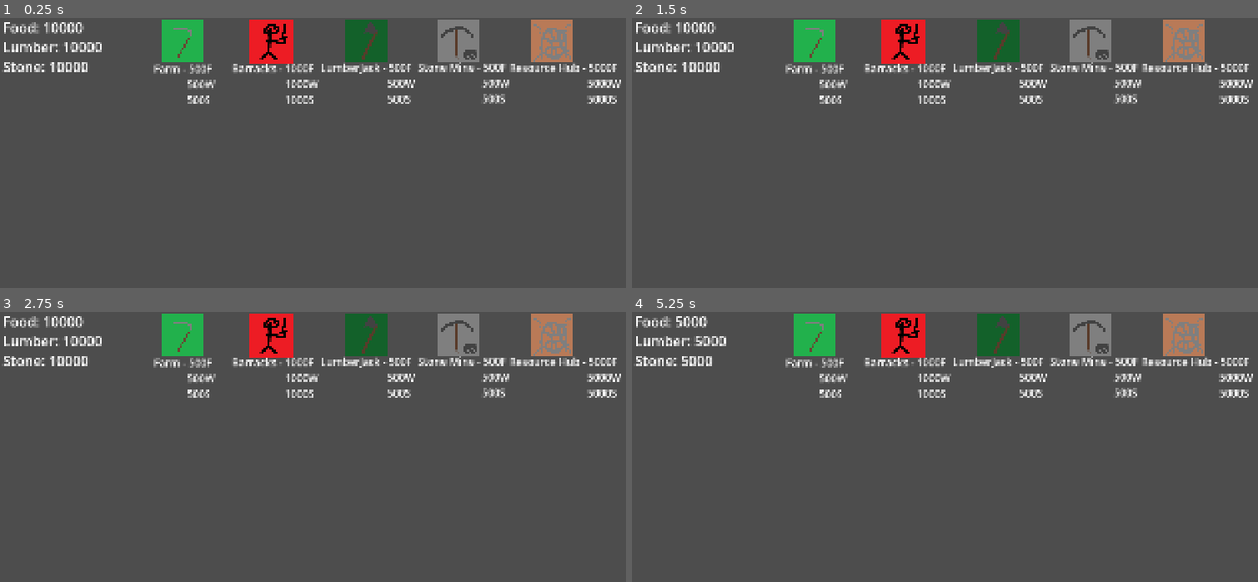
Above: before the commit, frames 1-4 (two rows, left to right).
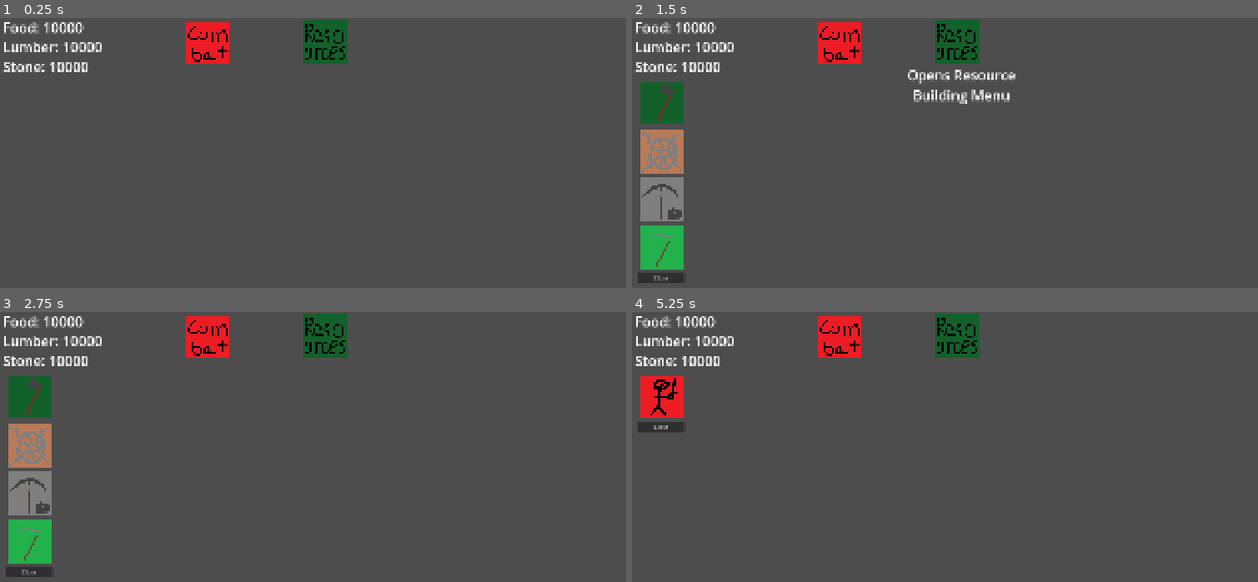
Above: after the commit, the same moments.

Repository: NathanBerglas/ROR-Testing
Game: Godot game, scene res://scenes/Buildings/buildingControl.tscn
Two runs of this game, one before a commit and one after it. Both use one fixed random seed, a clock stepped at 60 frames per second and the inputs below. This scene is started directly instead of the project's main scene.
Inputs (mouse positions are in pixels of both pictures, inside the frame that each line leads up to):
- Up to frame 1 (0.25 s): no input
- Up to frame 2 (1.5 s): click (813, 39) at 0.52 s; click (957, 42) at 1.27 s
- Up to frame 3 (2.75 s): click (269, 336) at 2.02 s
- Up to frame 4 (5.25 s): click (838, 336) at 2.77 s; click (1088, 333) at 3.52 s; click (995, 333) at 4.27 s; click (1182, 336) at 5.02 s

The runs differ from the first frame. In frame 1, 9.1% of the frame differs, in the area x 24-100%, y 0-32%; in frame 2, 14%, in the area x 0-100%, y 0-99%; in frame 3, 14%; in frame 4, 11%.
Error before the commit: Invalid call. Nonexistent function 'probe' in base 'Nil'. (res://scripts/Buildings/buildingControl.gd:253)

Commit message:
Implemented better building control menu thingy. Allows for many more building types to be added

Diff:
--- a/scenes/Buildings/buildingControl.tscn
+++ b/scenes/Buildings/buildingControl.tscn
@@ -9,12 +9,14 @@
 [ext_resource type="Texture2D" uid="uid://chvsahw5yjflm" path="res://assets/farm.png" id="5_fbp8a"]
 [ext_resource type="Texture2D" uid="uid://dmme2pmdcs6we" path="res://assets/barracks.png" id="5_vw06n"]
 [ext_resource type="Texture2D" uid="uid://bmdh3cno6m74l" path="res://assets/stoneMine.png" id="7_gftes"]
+[ext_resource type="Texture2D" uid="uid://cnamqjcjw6sa1" path="res://assets/resourceBuildingMenuButton.png" id="8_3co7m"]
+[ext_resource type="Texture2D" uid="uid://b2jmavmsncpfu" path="res://assets/combatBuildingMenuButton.png" id="8_rj1gy"]
 [ext_resource type="Texture2D" uid="uid://bmjqv3d2068k3" path="res://assets/lumberJacks.png" id="8_w1qyp"]
 [ext_resource type="Texture2D" uid="uid://doa6csaa1ut7r" path="res://assets/centralHub.png" id="11_cq801"]
 
+[sub_resource type="StyleBoxEmpty" id="StyleBoxEmpty_fbp8a"]
+
 [sub_resource type="StyleBoxEmpty" id="StyleBoxEmpty_at16l"]
-
-[sub_resource type="StyleBoxEmpty" id="StyleBoxEmpty_fbp8a"]
 
 [sub_resource type="StyleBoxEmpty" id="StyleBoxEmpty_cq801"]
 
@@ -45,6 +47,27 @@
 text = "Stone: 1000"
 metadata/_edit_use_anchors_ = true
 
+[node name="combatBuildingsLabel" type="Label" parent="buildingHud" unique_id=983631813]
+offset_left = 457.0
+offset_top = 136.0
+offset_right = 743.0
+offset_bottom = 249.0
+theme_override_font_sizes/font_size = 40
+text = "Opens Combat
+Building Menu"
+metadata/_edit_use_anchors_ = true
+
+[node name="resourceBuildingLabel" type="Label" parent="buildingHud" unique_id=1115077520]
+offset_left = 792.0
+offset_top = 137.0
+offset_right = 1104.0
+offset_bottom = 250.0
+theme_override_font_sizes/font_size = 40
+text = "Opens Resource
+Building Menu"
+horizontal_alignment = 1
+metadata/_edit_use_anchors_ = true
+
 [node name="Lumber" type="Label" parent="buildingHud" unique_id=1233910810]
 offset_left = 8.0
 offset_top = 56.0
@@ -54,124 +77,171 @@
 text = "Lumber: 1000"
 metadata/_edit_use_anchors_ = true
 
-[node name="FarmButtonLabel" type="Label" parent="buildingHud" unique_id=1757334247]
-offset_left = 443.0
-offset_top = 125.0
-offset_right = 619.0
-offset_bottom = 257.0
+[node name="resourceBuildingButton" type="Button" parent="buildingHud" unique_id=1378047722]
+offset_left = 870.0
+offset_top = 2.0
+offset_right = 1005.0
+offset_bottom = 137.0
+theme_override_styles/focus = SubResource("StyleBoxEmpty_fbp8a")
+icon = ExtResource("8_3co7m")
+flat = true
+expand_icon = true
+metadata/_edit_use_anchors_ = true
+
+[node name="combatBuildingButton" type="Button" parent="buildingHud" unique_id=478958744]
+offset_left = 531.0
+offset_top = 4.0
+offset_right = 666.0
+offset_bottom = 139.0
+theme_override_styles/focus = SubResource("StyleBoxEmpty_fbp8a")
+icon = ExtResource("8_rj1gy")
+flat = true
+expand_icon = true
+metadata/_edit_use_anchors_ = true
+
+[node name="resourceBuildingHud" type="CanvasLayer" parent="." unique_id=1220890351]
+
+[node name="ScrollContainer" type="ScrollContainer" parent="resourceBuildingHud" unique_id=246695275]
+offset_left = 17.0
+offset_top = 177.0
+offset_right = 322.0
+offset_bottom = 896.0
+
+[node name="VBoxContainer" type="VBoxContainer" parent="resourceBuildingHud/ScrollContainer" unique_id=613882232]
+layout_mode = 2
+alignment = 1
+
+[node name="LumberJackButton" type="Button" parent="resourceBuildingHud/ScrollContainer/VBoxContainer" unique_id=973437938]
+custom_minimum_size = Vector2(135, 135)
+layout_mode = 2
+theme_override_font_sizes/font_size = 43
+theme_override_styles/focus = SubResource("StyleBoxEmpty_at16l")
+text = "
+"
+icon = ExtResource("8_w1qyp")
+flat = true
+expand_icon = true
+metadata/_edit_use_anchors_ = true
+
+[node name="ResourceHubButton" type="Button" parent="resourceBuildingHud/ScrollContainer/VBoxContainer" unique_id=1643912074]
+custom_minimum_size = Vector2(135, 135)
+layout_mode = 2
+theme_override_font_sizes/font_size = 43
+theme_override_styles/focus = SubResource("StyleBoxEmpty_at16l")
+icon = ExtResource("11_cq801")
+flat = true
+icon_alignment = 1
+expand_icon = true
+metadata/_edit_use_anchors_ = true
+
+[node name="StoneMineButton" type="Button" parent="resourceBuildingHud/ScrollContainer/VBoxContainer" unique_id=1972255775]
+custom_minimum_size = Vector2(135, 135)
+layout_mode = 2
+theme_override_font_sizes/font_size = 43
+theme_override_styles/focus = SubResource("StyleBoxEmpty_at16l")
+icon = ExtResource("7_gftes")
+flat = true
+icon_alignment = 1
+expand_icon = true
+metadata/_edit_use_anchors_ = true
+
+[node name="FarmButton" type="Button" parent="resourceBuildingHud/ScrollContainer/VBoxContainer" unique_id=1861200771]
+custom_minimum_size = Vector2(135, 135)
+layout_mode = 2
+theme_override_font_sizes/font_size = 43
+theme_override_styles/focus = SubResource("StyleBoxEmpty_at16l")
+icon = ExtResource("5_fbp8a")
+flat = true
+icon_alignment = 1
+expand_icon = true
+metadata/_edit_use_anchors_ = true
+
+[node name="closeResourceMenu" type="Button" parent="resourceBuildingHud/ScrollContainer/VBoxContainer" unique_id=465479200]
+layout_mode = 2
+text = "Close"
+
+[node name="FarmButtonLabel" type="Label" parent="resourceBuildingHud" unique_id=1757334247]
+z_index = 1
+z_as_relative = false
+offset_left = 167.0
+offset_top = 593.0
+offset_right = 343.0
+offset_bottom = 725.0
 theme_override_font_sizes/font_size = 30
 text = "Farm - 500F
             500W
             500S"
 metadata/_edit_use_anchors_ = true
 
-[node name="FarmButton" type="Button" parent="buildingHud" unique_id=1861200771]
-offset_left = 461.0
-offset_top = 2.0
-offset_right = 591.0
-offset_bottom = 130.0
-theme_override_font_sizes/font_size = 43
-theme_override_styles/focus = SubResource("StyleBoxEmpty_at16l")
-icon = ExtResource("5_fbp8a")
-flat = true
-icon_alignment = 1
-expand_icon = true
-metadata/_edit_use_anchors_ = true
-
-[node name="BarracksButtonLabel" type="Label" parent="buildingHud" unique_id=1610006482]
-offset_left = 668.0
-offset_top = 124.0
-offset_right = 917.0
-offset_bottom = 256.0
+[node name="StoneMineButtonLabel2" type="Label" parent="resourceBuildingHud" unique_id=185697737]
+offset_left = 159.0
+offset_top = 455.0
+offset_right = 423.0
+offset_bottom = 587.0
+theme_override_font_sizes/font_size = 30
+text = "Stone Mine - 500F
+                       500W
+                       500S"
+metadata/_edit_use_anchors_ = true
+
+[node name="LumberJackButtonLabel" type="Label" parent="resourceBuildingHud" unique_id=1467269347]
+visible = false
+offset_left = 163.0
+offset_top = 177.0
+offset_right = 435.0
+offset_bottom = 309.0
+theme_override_font_sizes/font_size = 30
+text = "LumberJack - 500F
+                        500W
+                        500S"
+metadata/_edit_use_anchors_ = true
+
+[node name="ResourceHubButtonLabel" type="Label" parent="resourceBuildingHud" unique_id=1235039629]
+offset_left = 160.0
+offset_top = 319.0
+offset_right = 481.0
+offset_bottom = 451.0
+theme_override_font_sizes/font_size = 30
+text = "Resource Hub - 5000F
+                        	    5000W
+                            5000S"
+metadata/_edit_use_anchors_ = true
+
+[node name="combatBuildingHud" type="CanvasLayer" parent="." unique_id=485597457]
+
+[node name="ScrollContainer" type="ScrollContainer" parent="combatBuildingHud" unique_id=662035960]
+visible = false
+offset_left = 17.0
+offset_top = 177.0
+offset_right = 322.0
+offset_bottom = 896.0
+
+[node name="VBoxContainer" type="VBoxContainer" parent="combatBuildingHud/ScrollContainer" unique_id=770048414]
+layout_mode = 2
+alignment = 1
+
+[node name="BarracksButton" type="Button" parent="combatBuildingHud/ScrollContainer/VBoxContainer" unique_id=2041240677]
+custom_minimum_size = Vector2(135, 135)
+layout_mode = 2
+theme_override_styles/focus = SubResource("StyleBoxEmpty_fbp8a")
+icon = ExtResource("5_vw06n")
+flat = true
+expand_icon = true
+metadata/_edit_use_anchors_ = true
+
+[node name="closeCombatMenu" type="Button" parent="combatBuildingHud/ScrollContainer/VBoxContainer" unique_id=98211182]
+layout_mode = 2
+text = "Close"
+
+[node name="BarracksButtonLabel" type="Label" parent="combatBuildingHud" unique_id=1610006482]
+offset_left = 160.0
+offset_top = 182.0
+offset_right = 409.0
+offset_bottom = 314.0
 theme_override_font_sizes/font_size = 30
 text = "Barracks - 1000F
                    1000W
                    1000S"
-metadata/_edit_use_anchors_ = true
-
-[node name="BarracksButton" type="Button" parent="buildingHud" unique_id=2041240677]
-offset_left = 715.0
-offset_top = 1.0
-offset_right = 850.0
-offset_bottom = 134.0
-theme_override_styles/focus = SubResource("StyleBoxEmpty_fbp8a")
-icon = ExtResource("5_vw06n")
-flat = true
-expand_icon = true
-metadata/_edit_use_anchors_ = true
-
-[node name="StoneMineButtonLabel2" type="Label" parent="buildingHud" unique_id=185697737]
-offset_left = 1203.0
-offset_top = 121.0
-offset_right = 1467.0
-offset_bottom = 253.0
-theme_override_font_sizes/font_size = 30
-text = "Stone Mine - 500F
-                       500W
-                       500S"
-metadata/_edit_use_anchors_ = true
-
-[node name="StoneMineButton" type="Button" parent="buildingHud" unique_id=1972255775]
-offset_left = 1253.0
-offset_top = 2.0
-offset_right = 1383.0
-offset_bottom = 130.0
-theme_override_font_sizes/font_size = 43
-theme_override_styles/focus = SubResource("StyleBoxEmpty_at16l")
-icon = ExtResource("7_gftes")
-flat = true
-icon_alignment = 1
-expand_icon = true
-metadata/_edit_use_anchors_ = true
-
-[node name="LumberJackButtonLabel" type="Label" parent="buildingHud" unique_id=1467269347]
-offset_left = 923.0
-offset_top = 122.0
-offset_right = 1195.0
-offset_bottom = 254.0
-theme_override_font_sizes/font_size = 30
-text = "LumberJack - 500F
-                        500W
-                        500S"
-metadata/_edit_use_anchors_ = true
-
-[node name="LumberJackButton" type="Button" parent="buildingHud" unique_id=973437938]
-offset_left = 989.0
-offset_top = 2.0
-offset_right = 1119.0
-offset_bottom = 130.0
-theme_override_font_sizes/font_size = 43
-theme_override_styles/focus = SubResource("StyleBoxEmpty_at16l")
-icon = ExtResource("8_w1qyp")
-flat = true
-icon_alignment = 1
-expand_icon = true
-metadata/_edit_use_anchors_ = true
-
-[node name="ResourceHubButtonLabel" type="Label" parent="buildingHud" unique_id=1235039629]
-offset_left = 1467.0
-offset_top = 122.0
-offset_right = 1739.0
-offset_bottom = 254.0
-theme_override_font_sizes/font_size = 30
-text = "Resource Hub - 5000F
-                        	    5000W
-                            5000S"
-metadata/_edit_use_anchors_ = true
-
-[node name="ResourceHubButton" type="Button" parent="buildingHud" unique_id=1643912074]
-anchors_preset = -1
-anchor_bottom = 0.0018518518
-offset_left = 1525.0
-offset_top = 2.0
-offset_right = 1655.0
-offset_bottom = 130.0
-theme_override_font_sizes/font_size = 43
-theme_override_styles/focus = SubResource("StyleBoxEmpty_at16l")
-icon = ExtResource("11_cq801")
-flat = true
-icon_alignment = 1
-expand_icon = true
 metadata/_edit_use_anchors_ = true
 
 [node name="RclickMenuResourceHub" type="VBoxContainer" parent="." unique_id=890369603]
--- a/scripts/Buildings/buildingControl.gd
+++ b/scripts/Buildings/buildingControl.gd
@@ -1,17 +1,34 @@
 extends Node2D
 @onready var hud = $buildingHud
 
-@onready var farmButton = $buildingHud/FarmButton
-@onready var stoneMineButton = $buildingHud/StoneMineButton
-@onready var lumberJackButton = $buildingHud/LumberJackButton
-@onready var resourceHubButton = $buildingHud/ResourceHubButton
-@onready var barracksButton = $buildingHud/BarracksButton
-
+@onready var farmButton = $resourceBuildingHud/ScrollContainer/VBoxContainer/FarmButton
+@onready var stoneMineButton = $resourceBuildingHud/ScrollContainer/VBoxContainer/StoneMineButton
+@onready var lumberJackButton = $resourceBuildingHud/ScrollContainer/VBoxContainer/LumberJackButton
+@onready var resourceHubButton = $resourceBuildingHud/ScrollContainer/VBoxContainer/ResourceHubButton
+
+@onready var farmLabel = $resourceBuildingHud/FarmButtonLabel
+@onready var stoneMineLabel = $resourceBuildingHud/StoneMineButtonLabel2
+@onready var lumberJackLabel = $resourceBuildingHud/LumberJackButtonLabel
+@onready var resourceHubLabel = $resourceBuildingHud/ResourceHubButtonLabel
+
+@onready var barracksButton = $combatBuildingHud/ScrollContainer/VBoxContainer/BarracksButton
+
+@onready var barracksLabel = $combatBuildingHud/BarracksButtonLabel
+@onready var closeCombatBuilding = $combatBuildingHud/ScrollContainer/VBoxContainer/closeCombatMenu
+
+@onready var combatBuildingMenu = $combatBuildingHud/ScrollContainer
+@onready var combatBuildingMenuButton = $buildingHud/combatBuildingButton
+
+@onready var resourceBuildingMenu = $resourceBuildingHud/ScrollContainer
+@onready var resourceBuildingMenuButton = $buildingHud/resourceBuildingButton
+@onready var closeResourceBuilding = $resourceBuildingHud/ScrollContainer/VBoxContainer/closeResourceMenu
 @onready var selection_box = $ColorRect
 
 @onready var RCLICKMENU = $RclickMenuResourceHub
 @onready var manageCaravansButton = $RclickMenuResourceHub/manageCaravansButton
 
+@onready var combatBuildingLabel = $buildingHud/combatBuildingsLabel
+@onready var resourceBuildingLabel = $buildingHud/resourceBuildingLabel
 
 @export var farm_prefab: PackedScene
 @export var lumberJack_prefab: PackedScene
@@ -26,6 +43,9 @@
 var wood = 10000
 var stone = 10000
 
+#All the buttons for resources
+var resourceButtons = []
+var combatButtons = []
 #Checking what type of building the player is dragging
 var buildingDraggin = null
 
@@ -42,32 +62,82 @@
 func _ready(): #Runs on start, connects buttons
 	farmButton.button_down.connect(_on_farm_button_pressed)
 	farmButton.button_up.connect(_on_farm_button_released)
-	farmButton.custom_minimum_size = Vector2(121.6,120)
+
 
 	lumberJackButton.button_down.connect(_on_lumberJack_button_pressed)
 	lumberJackButton.button_up.connect(_on_lumberJack_button_released)
-	lumberJackButton.custom_minimum_size = Vector2(121.6,120)
+
 
 	stoneMineButton.button_down.connect(_on_stoneMine_button_pressed)
 	stoneMineButton.button_up.connect(_on_stoneMine_button_released)
-	stoneMineButton.custom_minimum_size = Vector2(121.6,120)
+
 
 	resourceHubButton.button_down.connect(_on_resourceHub_button_pressed)
 	resourceHubButton.button_up.connect(_on_resourceHub_button_released)
-	resourceHubButton.custom_minimum_size = Vector2(121.6,120)
+
 
 	barracksButton.button_down.connect(_on_barracks_button_pressed)
 	barracksButton.button_up.connect(_on_barracks_button_released)
-	barracksButton.custom_minimum_size = Vector2(121.6,120)
+
 
 	manageCaravansButton.button_down.connect(_on_manageCaravans_button_pressed)
 	manageCaravansButton.button_up.connect(_on_manageCaravans_button_released)
 
+	resourceBuildingMenuButton.button_down.connect(_on_resourceBuildingMenu_button_pressed)
+	resourceBuildingMenuButton.button_up.connect(_on_resourceBuildingMenu_button_released)
+
+	closeResourceBuilding.button_down.connect(_on_closeResourceMenu_button_pressed)
+	closeResourceBuilding.button_up.connect(_on_closeResourceMenu_button_released)
+
+	combatBuildingMenuButton.button_down.connect(_on_combatBuildingMenu_button_pressed)
+	combatBuildingMenuButton.button_up.connect(_on_combatBuildingMenu_button_released)
+
+	closeCombatBuilding.button_down.connect(_on_closeCombatMenu_button_pressed)
+	closeCombatBuilding.button_up.connect(_on_closeCombatMenu_button_released)
+
+	farmLabel.visible = false
+	stoneMineLabel.visible = false
+	lumberJackLabel.visible = false
+	resourceHubLabel.visible = false
+	resourceBuildingMenu.visible = false
+
+	resourceButtons.append([stoneMineButton, stoneMineLabel])
+	resourceButtons.append([farmButton, farmLabel])
+	resourceButtons.append([lumberJackButton, lumberJackLabel])
+	resourceButtons.append([resourceHubButton, resourceHubLabel])
+
+	combatButtons.append([barracksButton, barracksLabel])
+
 	RCLICKMENU.visible = false
 
 	#print(playerID)
 
 
+func _on_combatBuildingMenu_button_pressed():
+	var what = "HUH"
+func _on_combatBuildingMenu_button_released():
+	combatBuildingMenu.visible = true
+	resourceBuildingMenu.visible = false
+
+func _on_closeCombatMenu_button_pressed():
+	var what = "HUH"
+func _on_closeCombatMenu_button_released():
+	combatBuildingMenu.visible = false
+
+
+func _on_resourceBuildingMenu_button_pressed():
+	var what = "HUH"
+
+func _on_resourceBuildingMenu_button_released():
+	resourceBuildingMenu.visible = true
+	combatBuildingMenu.visible = false
+
+func _on_closeResourceMenu_button_pressed():
+	var what = "huh"
+
+
+func _on_closeResourceMenu_button_released():
+	resourceBuildingMenu.visible = false
 
 func _on_manageCaravans_button_pressed():
 	if RCLICKMENU.visible == false:
@@ -198,6 +268,8 @@
 
 func _process(delta): #runs every tick
 	cleanBuildings()
+	hoveringText()
+
 	#Opens up the right click menu
 	if Input.is_action_just_pressed("right_click_menu"):
 		if grid.probe(get_global_mouse_position()).objectsInside.size() > 0 and grid.probe(get_global_mouse_position()).objectsInside[0].type == "ResourceHub":
@@ -285,7 +357,26 @@
 
 
 
-
+func hoveringText():
+	for button in combatButtons:
+		if button[0].is_hovered():
+			button[1].visible = true
+		else:
+			button[1].visible = false
+	for button in resourceButtons:
+		if button[0].is_hovered():
+			button[1].visible = true
+		else:
+			button[1].visible = false
+	if combatBuildingMenuButton.is_hovered():
+		combatBuildingLabel.visible = true
+	else:
+		combatBuildingLabel.visible = false
+
+	if resourceBuildingMenuButton.is_hovered():
+		resourceBuildingLabel.visible = true
+	else:
+		resourceBuildingLabel.visible = false
 func freeBuilding(ID):
 
 	for i in range(buildings.size()):
Not shown, changed: Text Files/TO DO (prior to multi player).txt
Binary file added: assets/combatBuildingMenuButton.png
Not shown, added: assets/combatBuildingMenuButton.png.import
Binary file added: assets/defensiveBuildingMenuButton.png
Not shown, added: assets/defensiveBuildingMenuButton.png.import
Binary file added: assets/resourceBuildingMenuButton.png
Not shown, added: assets/resourceBuildingMenuButton.png.import
